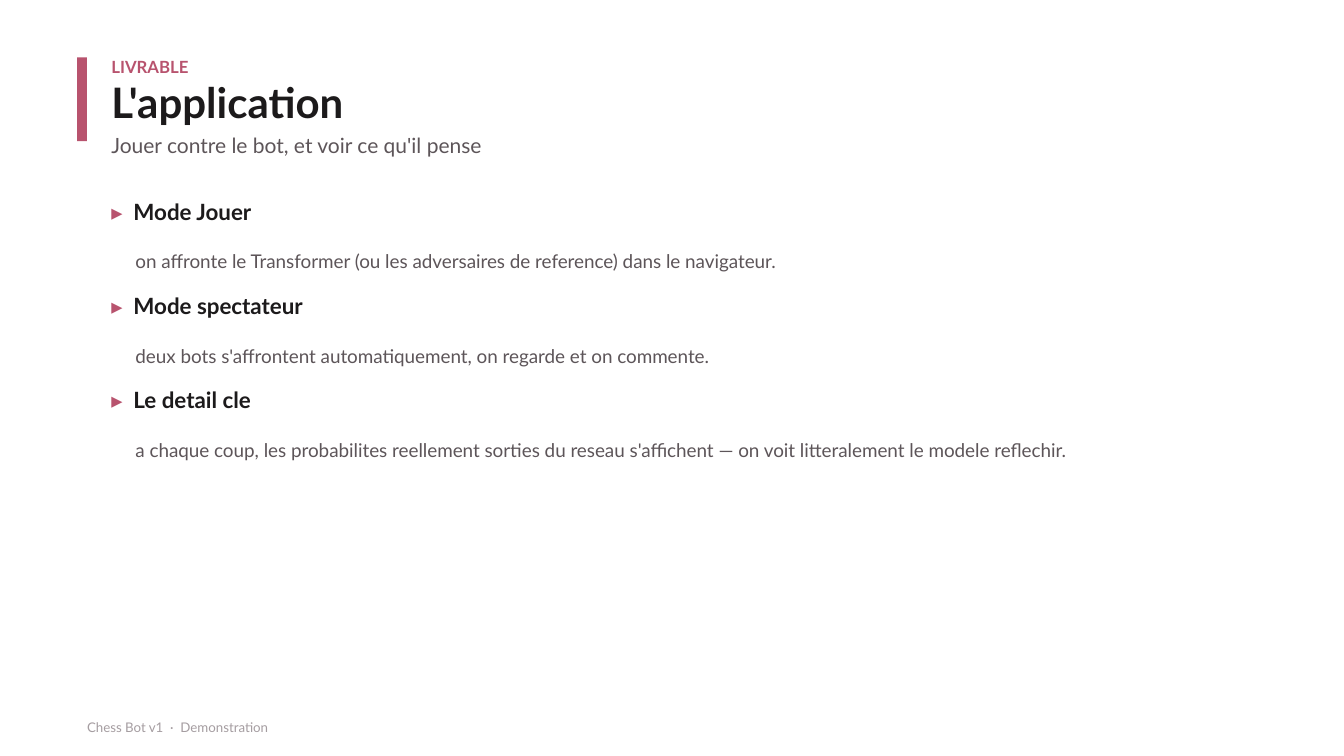
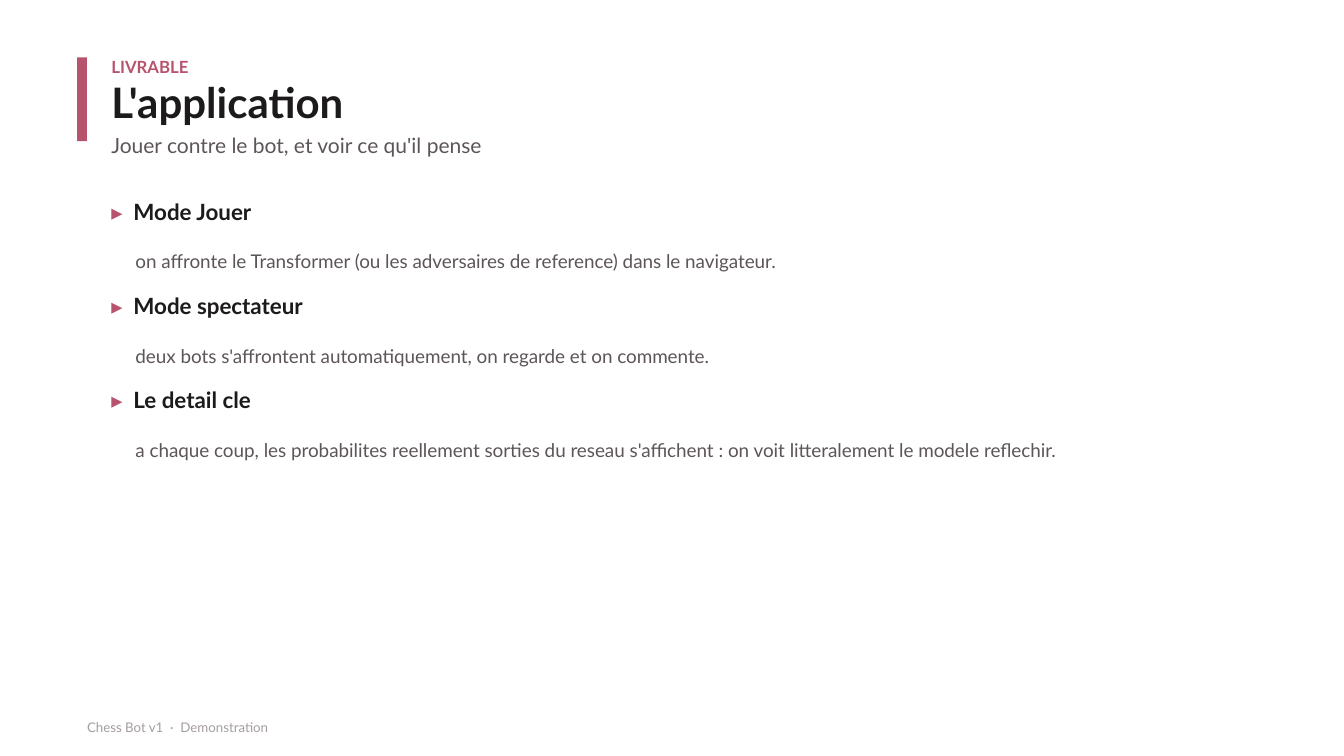
Before and after one commit to naadjath/chess-bot-v1, a slide deck: slide 14 of LIVRABLES/6-Soutenance/Soutenance.pptx. Drawn at 1344x756 pixels with LibreOffice and Linux fonts; fonts in the diff are those of the drawing. Boxes give left, top, right and bottom in pixels: in the first picture for what was removed or moved away, otherwise in the second. Text is boxed around its words. In the diff, an @@ line names an element or a change of style, - is before the commit and + after.

```diff
--- a/LIVRABLES/6-Soutenance/Soutenance.pptx
+++ b/LIVRABLES/6-Soutenance/Soutenance.pptx
@@ text at (x1=135, y1=443, x2=1056, y2=461): text changed @@
-a chaque coup, les probabilites reellement sorties du reseau s'affichent — on voit litteralement le modele reflechir.
+a chaque coup, les probabilites reellement sorties du reseau s'affichent : on voit litteralement le modele reflechir.
```
Also in this commit, not shown: 11 other slides changed, 3 other files.
